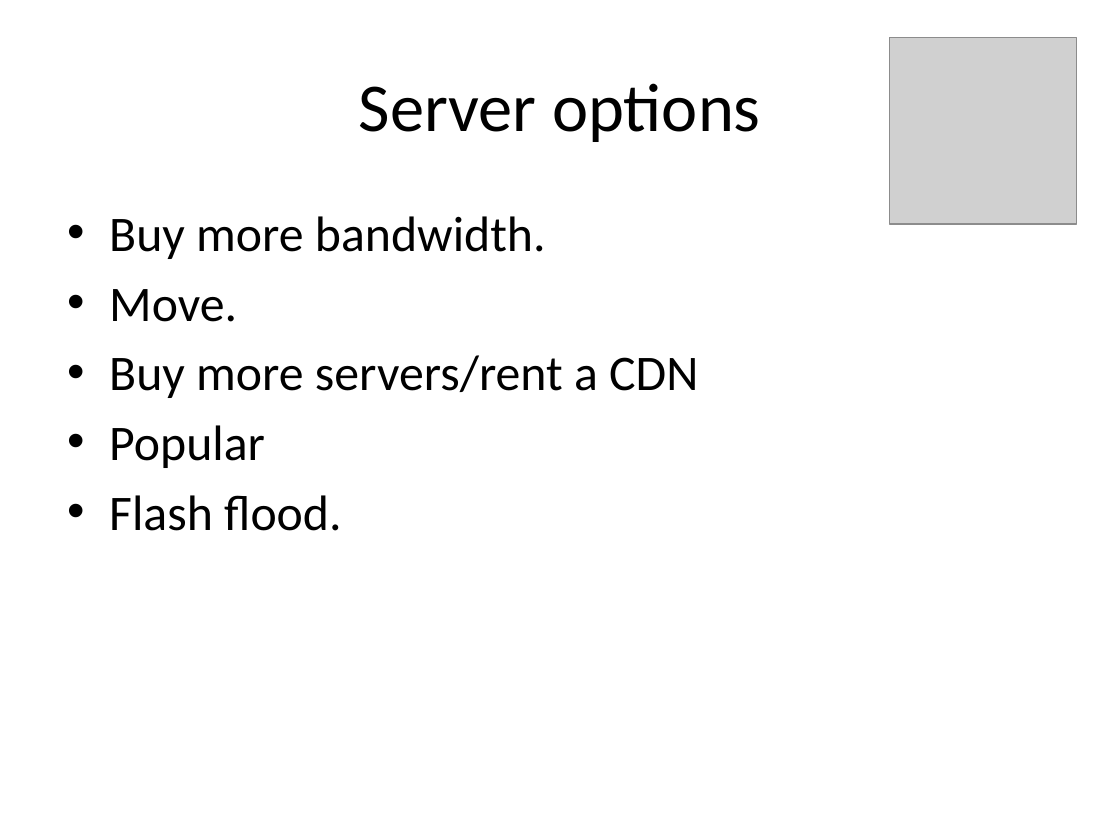
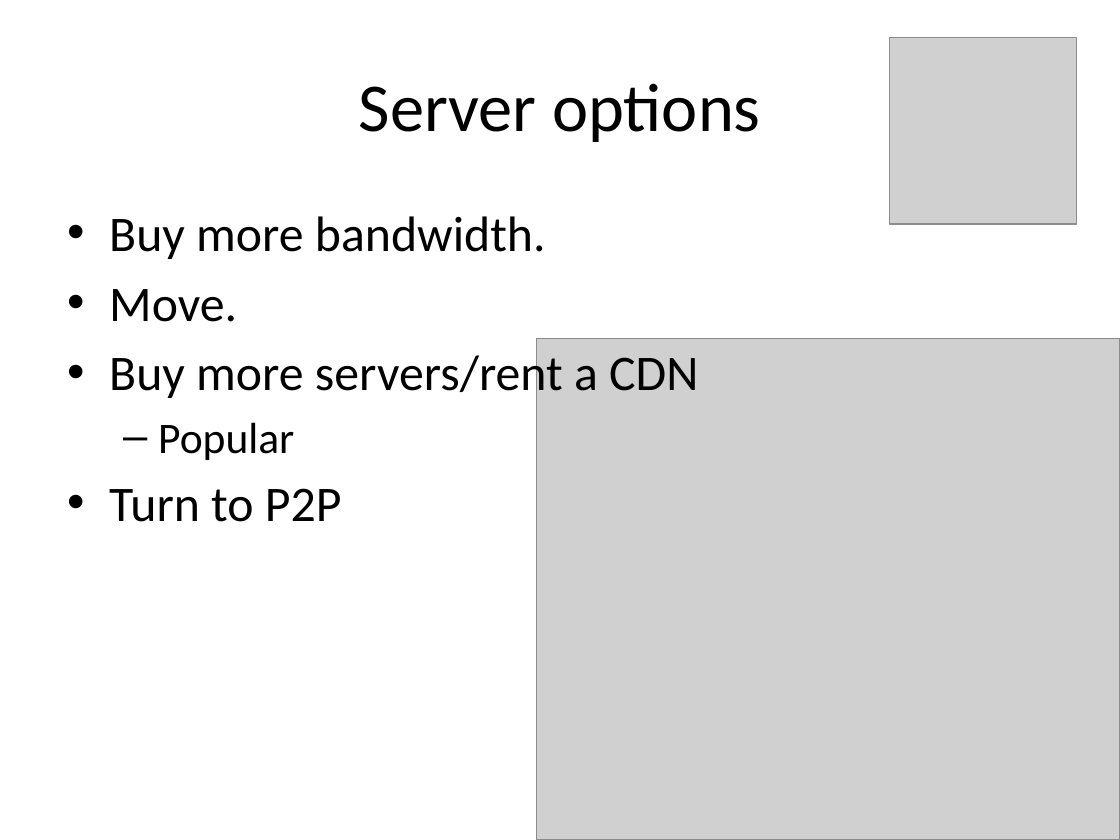
Before and after one commit to rdp/p2pwebclient, a slide deck: slide 7 of thesis_presentation/How to Make the Internet Faster.pptx. Drawn at 1120x840 pixels with LibreOffice and Linux fonts; fonts in the diff are those of the drawing; grey boxes stand for pictures. Boxes give left, top, right and bottom in pixels: in the first picture for what was removed or moved away, otherwise in the second. Text is boxed around its words. In the diff, an @@ line names an element or a change of style, - is before the commit and + after.

```diff
--- a/thesis_presentation/How to Make the Internet Faster.pptx
+++ b/thesis_presentation/How to Make the Internet Faster.pptx
@@ picture added at box(536, 338, 1120, 840) @@
@@ text at box(158, 422, 294, 460): size 32 to 28 pt in "Popular"; bullet • to –; list level 1 to 2 in "Popular" @@
@@ text at box(109, 488, 342, 522): text changed @@
-• Flash flood.
+• Turn to P2P
```
Also in this commit, not shown: 17 other slides changed, 9 slides added, 1 slide removed, 2 other files.
